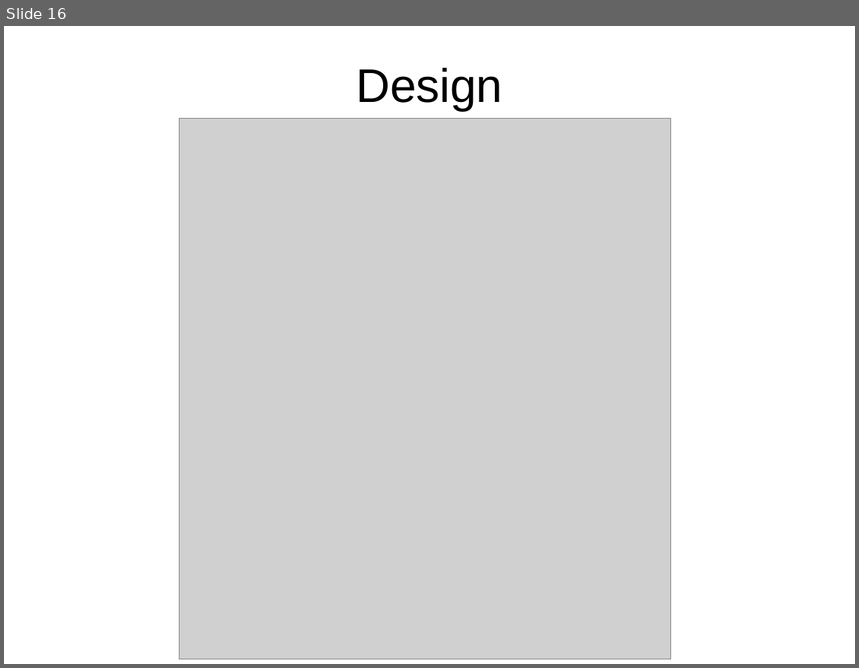
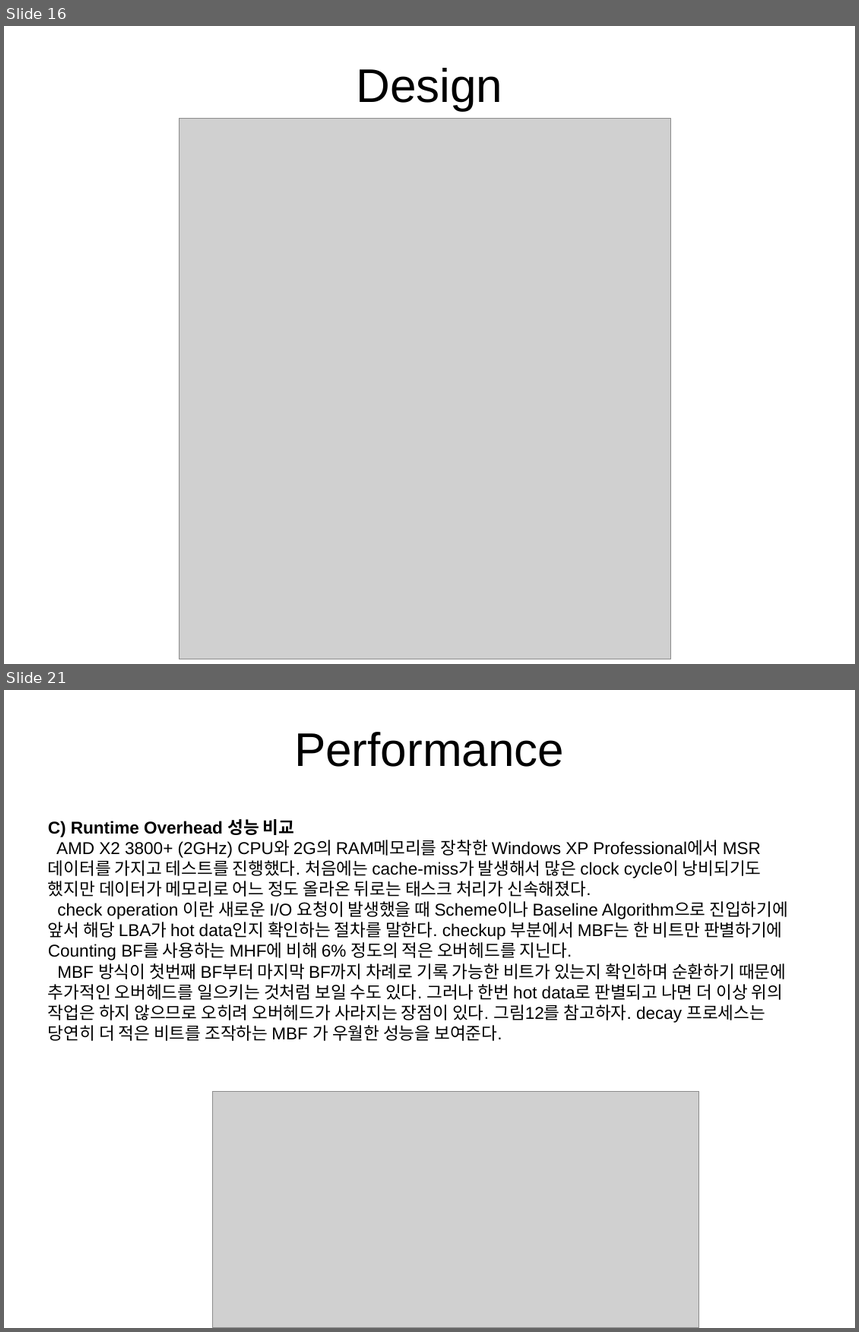
Before and after one commit to OptimistLabyrinth/ubuntu16.04, a slide deck: DPARK_office/Non-Volatile_Momory/hot_data_identification_PaperReview.pptx. Shown one above the other, each under a label of ours: slide 16 before the commit, slides 16 and 21 after it; the slides between them are not shown. The pictures are 859x668 and 859x1332 pixels, drawn with LibreOffice and Linux fonts; fonts in the diff are those of the drawing; grey boxes stand for pictures. Boxes give left, top, right and bottom in pixels: in the first picture for what was removed or moved away, otherwise in the second. Text is boxed around its words. In the diff, an @@ line names an element or a change of style, - is before the commit and + after.

```diff
--- a/DPARK_office/Non-Volatile_Momory/hot_data_identification_PaperReview.pptx
+++ b/DPARK_office/Non-Volatile_Momory/hot_data_identification_PaperReview.pptx
@@ slide 21 added at bbox=[4, 690, 855, 1328], background #FFFFFF @@
@@ text added at bbox=[294, 732, 564, 767], 44 pt, text #000000 @@
+Performance
@@ text added at bbox=[48, 819, 789, 1041], 16 pt, text #000000 @@
+C) Runtime Overhead 성능 비교
+AMD X2 3800+ (2GHz) CPU와 2G의 RAM메모리를 장착한 Windows XP Professional에서 MSR데이터를 가지고 테스트를 진행했다. 처음에는 cache-miss가 발생해서 많은 clock cycle이 낭비되기도 했지만 데이터가 메모리로 어느 정도 올라온 뒤로는 태스크 처리가 신속해졌다.
+check operation 이란 새로운 I/O 요청이 발생했을 때 Scheme이나 Baseline Algorithm으로 진입하기에 앞서 해당 LBA가 hot data인지 확인하는 절차를 말한다. checkup 부분에서 MBF는 한 비트만 판별하기에 Counting BF를 사용하는 MHF에 비해 6% 정도의 적은 오버헤드를 지닌다.
+MBF 방식이 첫번째 BF부터 마지막 BF까지 차례로 기록 가능한 비트가 있는지 확인하며 순환하기 때문에 추가적인 오버헤드를 일으키는 것처럼 보일 수도 있다. 그러나 한번 hot data로 판별되고 나면 더 이상 위의 작업은 하지 않으므로 오히려 오버헤드가 사라지는 장점이 있다. 그림12를 참고하자. decay 프로세스는 당연히 더 적은 비트를 조작하는 MBF 가 우월한 성능을 보여준다.
@@ picture added at bbox=[212, 1091, 699, 1328] @@
```
Also in this commit, not shown: 7 slides changed, 6 other slides added, 4 slides removed, 8 other files.
